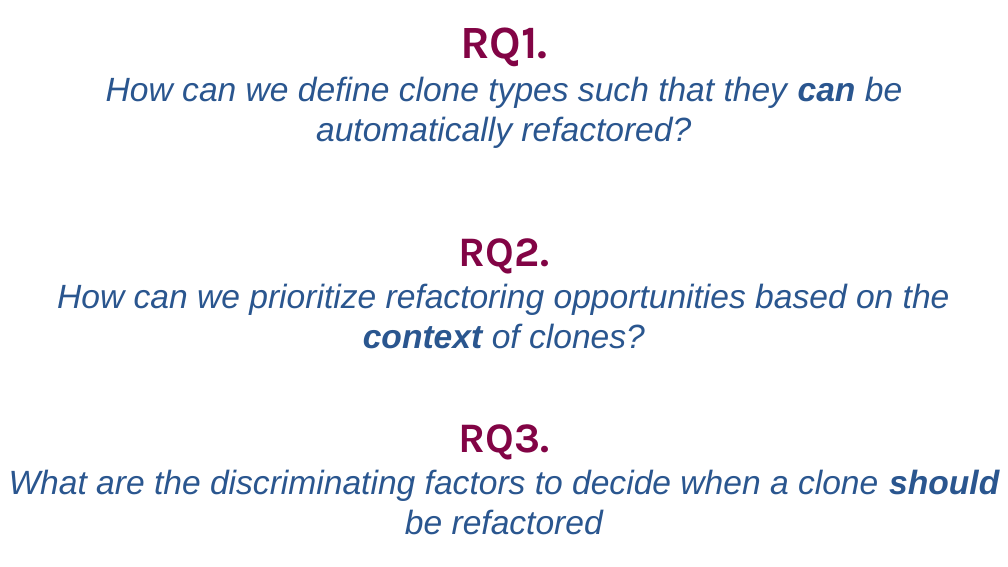
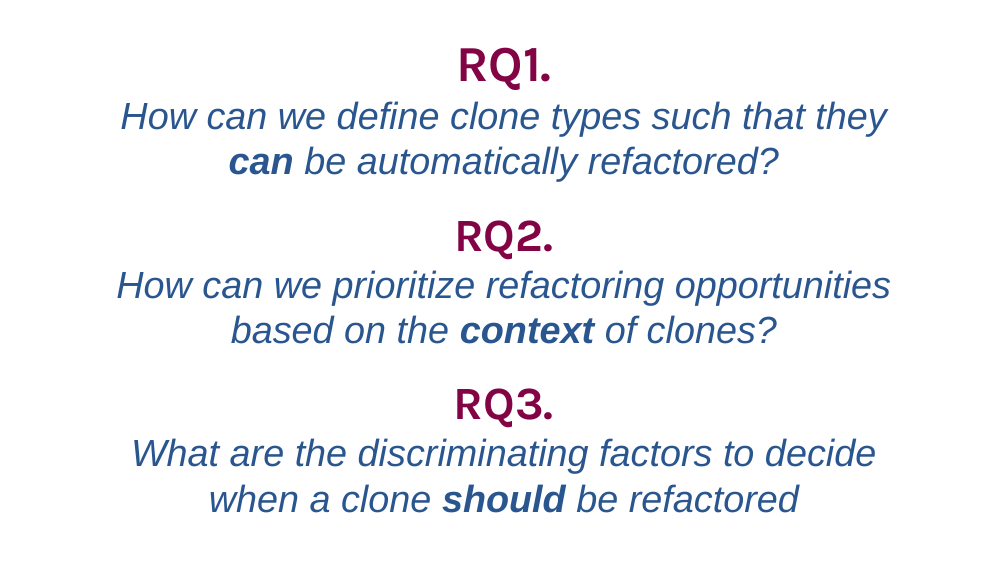
Before and after one commit to SimonBaars/Master-Thesis-Simon-Baars, a slide deck: slide 8 of presentations/FinalPresentation.odp (slide 4 before the commit). Drawn at 1008x567 pixels with LibreOffice and Linux fonts; fonts in the diff are those of the drawing. Boxes give left, top, right and bottom in pixels: in the first picture for what was removed or moved away, otherwise in the second. Text is boxed around its words. In the diff, an @@ line names an element or a change of style, - is before the commit and + after.

```diff
--- a/presentations/FinalPresentation.odp
+++ b/presentations/FinalPresentation.odp
@@ free "RQ1.": place and size @@
-free "RQ1." at box(0, 8, 1008, 545)
+free "RQ1." at box(108, 27, 900, 523)
@@ free "RQ1." at box(108, 27, 900, 523): size 44 to 48 pt in "RQ1."; size 32 to 36 pt; size 40 to 44 pt in "RQ2.", "RQ3." @@
```
Also in this commit, not shown: 3 other slides changed, 9 slides added, 1 slide removed.
